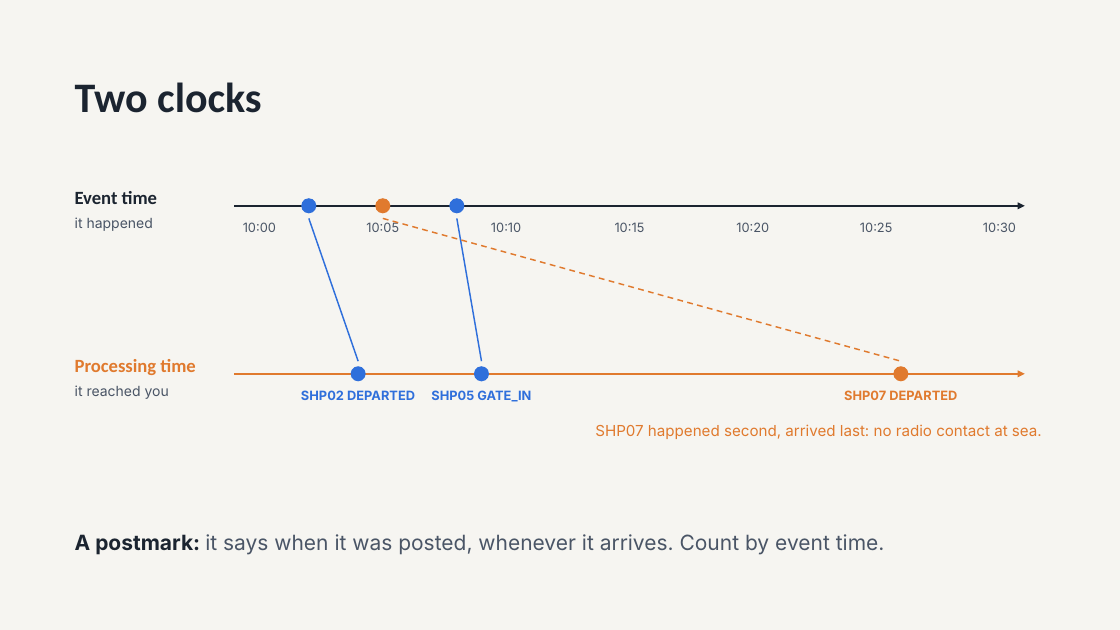
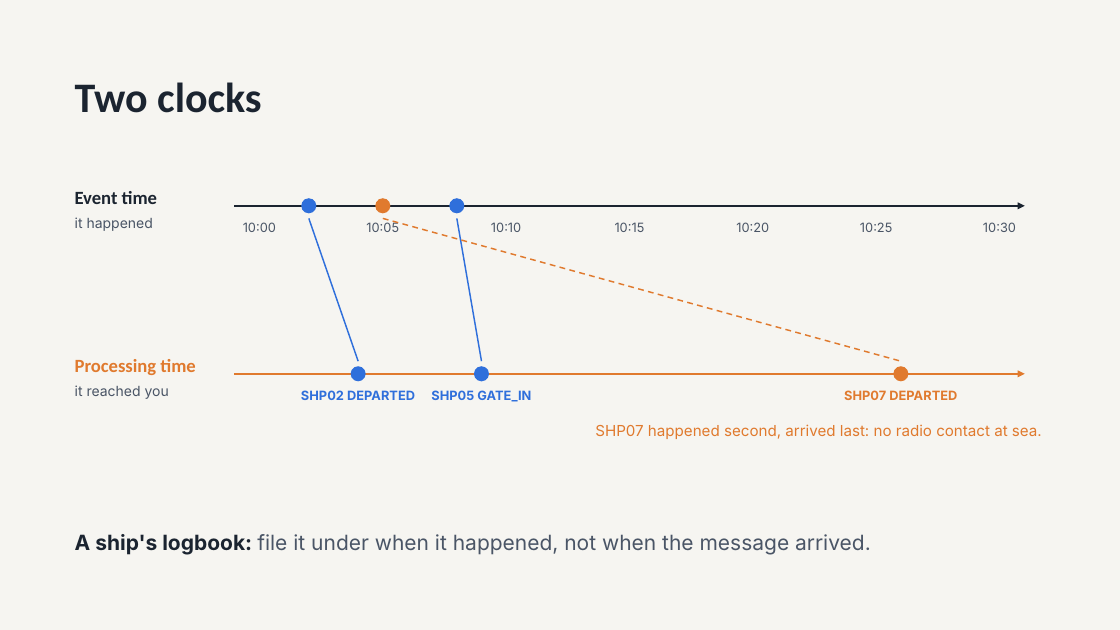
Before and after one commit to sham100768/cloud-computing-srh, a slide deck: slide 6 of sessions/07-dataflow/slides/session-07-dataflow.pptx (slide 7 before the commit). Drawn at 1120x630 pixels with LibreOffice and Linux fonts; fonts in the diff are those of the drawing. Boxes give left, top, right and bottom in pixels: in the first picture for what was removed or moved away, otherwise in the second. Text is boxed around its words. In the diff, an @@ line names an element or a change of style, - is before the commit and + after.

```diff
--- a/sessions/07-dataflow/slides/session-07-dataflow.pptx
+++ b/sessions/07-dataflow/slides/session-07-dataflow.pptx
@@ text at (x1=75, y1=534, x2=871, y2=555): text changed @@
-A postmark: it says when it was posted, whenever it arrives. Count by event time.
+A ship's logbook: file it under when it happened, not when the message arrived.
```
Also in this commit, not shown: 3 other slides changed, 3 slides removed.
